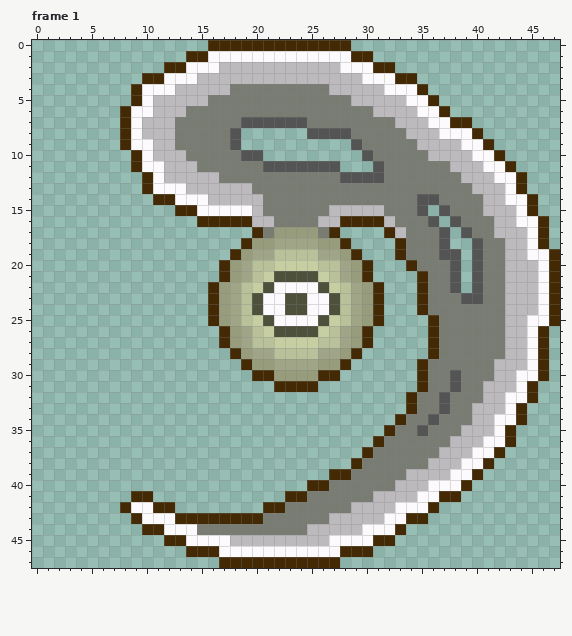
Pixel-art file -- Assets/Enemies/SpinSlicer.aseprite. The picture above is the old version.
48x48 pixels, 6 frames. Colours within 5 levels of each other are drawn and written as one. Shown: frame 1. The commit also changed other frames, which this record leaves out.
And afterwards:
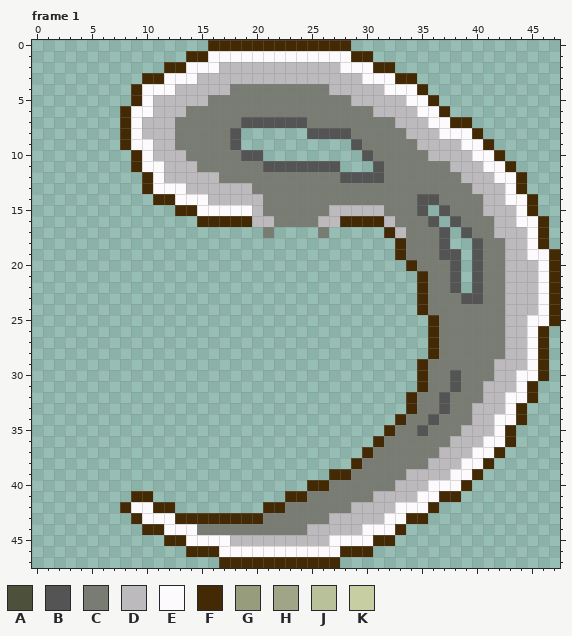
Palette (. is transparent): A #4d503b  B #545454  C #797c73  D #bcbabc  E #fcfafc  F #432a04  G #979c7c  H #a1a588  J #b9c19a  K #c7cea2
Diff:
{"where": "frame 1"}
{"frame":1,"y":17,"x":20,"old":"F","new":"."}
{"frame":1,"y":17,"x":22,"old":"GGGG","new":"...."}
{"frame":1,"y":17,"x":27,"old":"F","new":"."}
{"frame":1,"y":18,"x":19,"old":"FGGHHHHGGF","new":".........."}
{"frame":1,"y":19,"x":18,"old":"FGHHJJJJHHGF","new":"............"}
{"frame":1,"y":20,"x":17,"old":"FGHJJKKKKJJHGF","new":".............."}
{"frame":1,"y":21,"x":17,"old":"FGHJKAAAAKJHGF","new":".............."}
{"frame":1,"y":22,"x":16,"old":"FGHJKAEEEEAKJHGF","new":"................"}
{"frame":1,"y":23,"x":16,"old":"FGHJAEEAAEEAJHGF","new":"................"}
{"frame":1,"y":24,"x":16,"old":"FGHJAEEAAEEAJHGF","new":"................"}
{"frame":1,"y":25,"x":16,"old":"FGHJKAEEEEAKJHGF","new":"................"}
{"frame":1,"y":26,"x":17,"old":"FGHJKAAAAKJHGF","new":".............."}
{"frame":1,"y":27,"x":17,"old":"FGHJJKKKKJJHGF","new":".............."}
{"frame":1,"y":28,"x":18,"old":"FGHHJJJJHHGF","new":"............"}
{"frame":1,"y":29,"x":19,"old":"FGGHHHHGGF","new":".........."}
{"frame":1,"y":30,"x":20,"old":"FFGGGGFF","new":"........"}
{"frame":1,"y":31,"x":22,"old":"FFFF","new":"...."}
